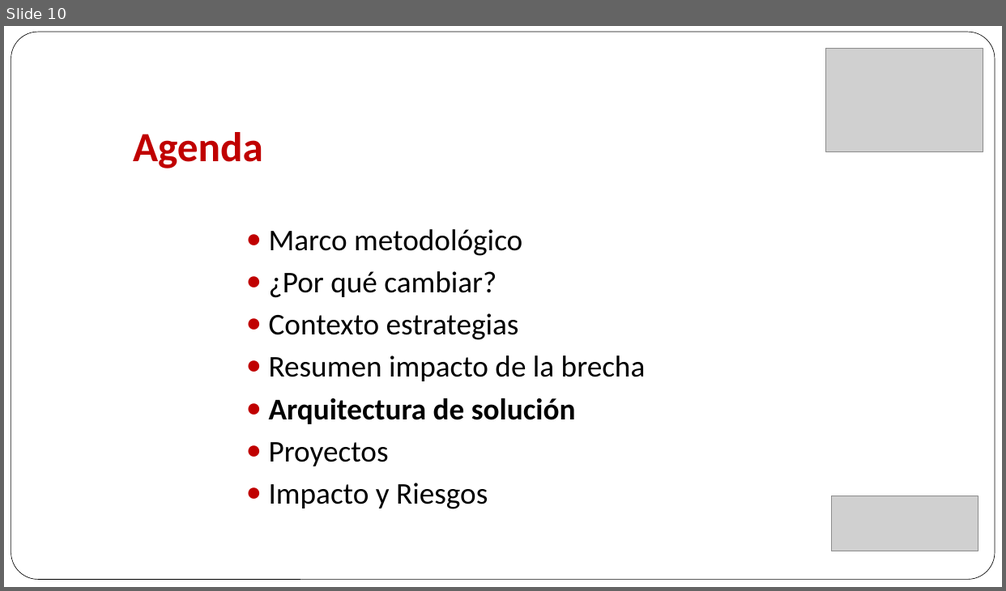
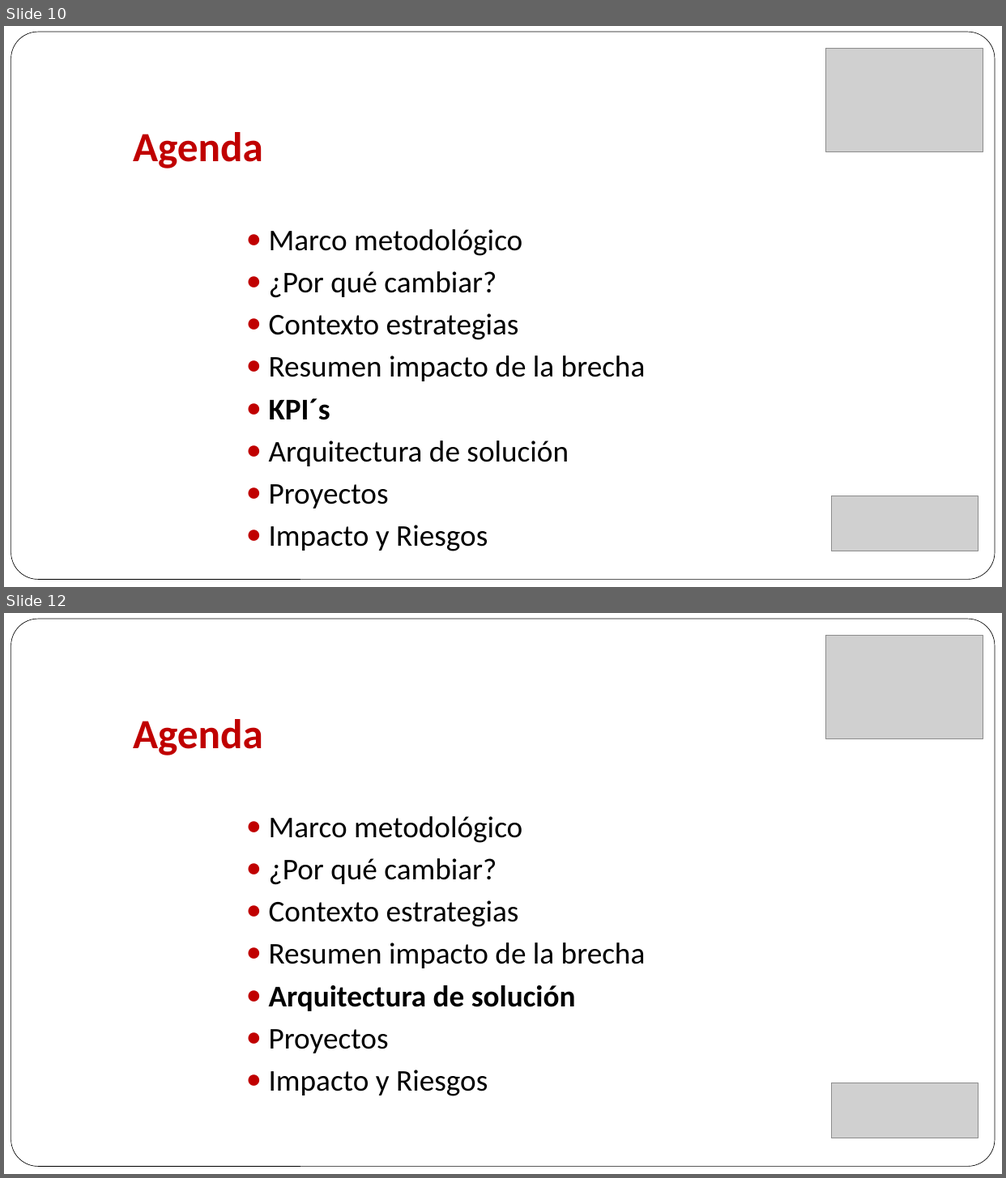
Before and after one commit to gaudisolutions/ecos, a slide deck: Proyecto I/Presentación/Arquitectura Objetivo MPLA.pptx. Shown one above the other, each under a label of ours: slide 10 before the commit, slides 10 and 12 after it; the slides between them are not shown. The pictures are 1006x591 and 1006x1178 pixels, drawn with LibreOffice and Linux fonts; fonts in the diff are those of the drawing; grey boxes stand for pictures. Boxes give left, top, right and bottom in pixels: in the first picture for what was removed or moved away, otherwise in the second. Text is boxed around its words. In the diff, an @@ line names an element or a change of style, - is before the commit and + after.

Commit message:
Se corrige en el documento la suma de la duración de los proyectos incluidos en el alcance de la solución. Se incluyen KPI´s en la presentación y en el guión

```diff
--- a/Proyecto I/Presentación/Arquitectura Objetivo MPLA.pptx
+++ b/Proyecto I/Presentación/Arquitectura Objetivo MPLA.pptx
@@ slide 10 added at [4, 26, 1002, 587], background #FFFFFF; not listed: 1 template element that a slide beside it also shows @@
@@ picture added at [826, 48, 983, 152] @@
@@ title added at [133, 132, 263, 169], 40 pt, text #C00000, bold @@
+Agenda
@@ text added at [269, 229, 646, 552], 29 pt, text #000000 @@
+● Marco metodológico
+● ¿Por qué cambiar?
+● Contexto estrategias
+● Resumen impacto de la brecha
+● KPI´s
+● Arquitectura de solución
+● Proyectos
+● Impacto y Riesgos
@@ picture added at [831, 496, 978, 552] @@
@@ what was slide 10 is now slide 12 @@
```
Also in this commit, not shown: 8 slides changed, 1 other slide added, 2 other files.
